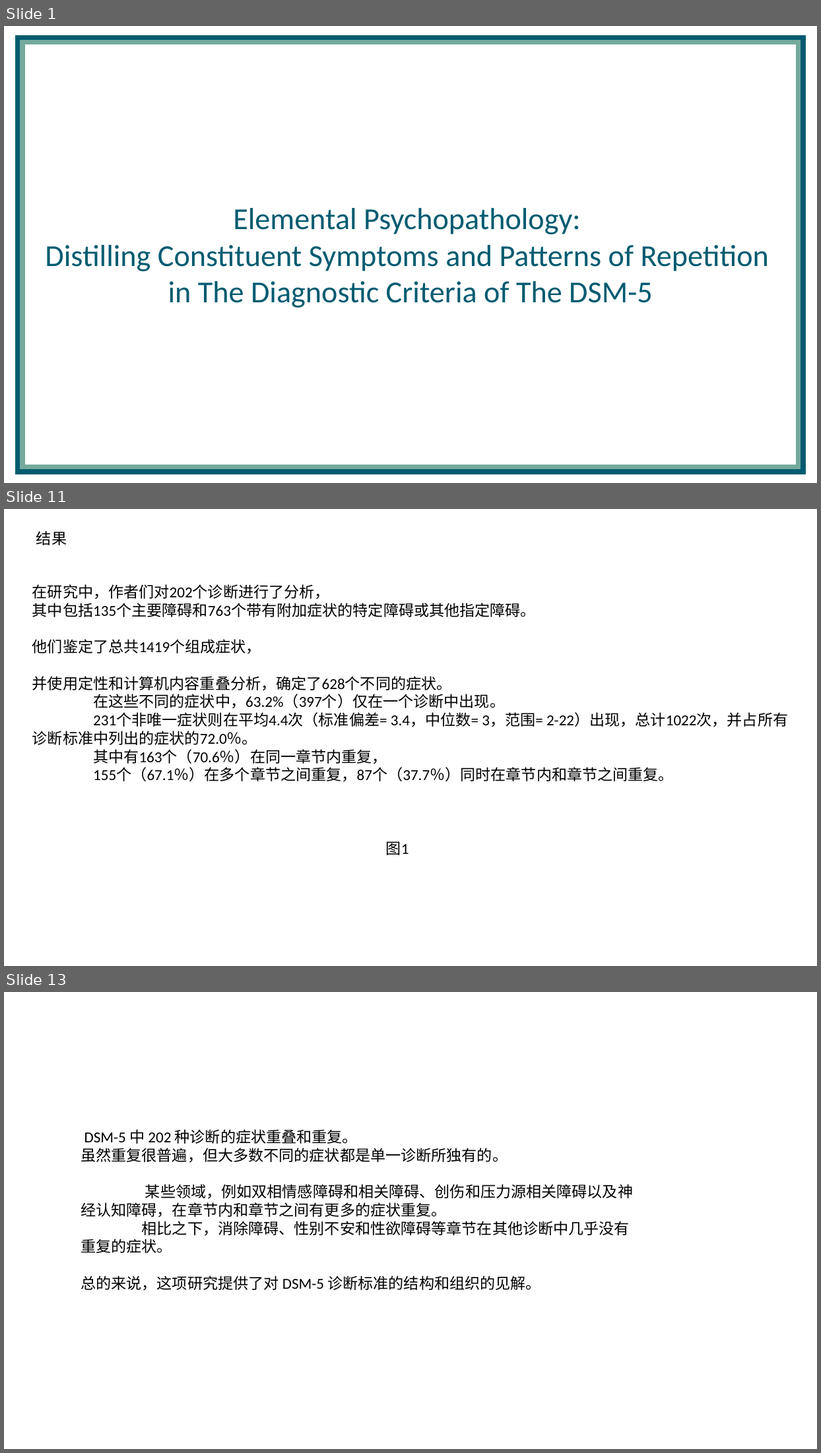
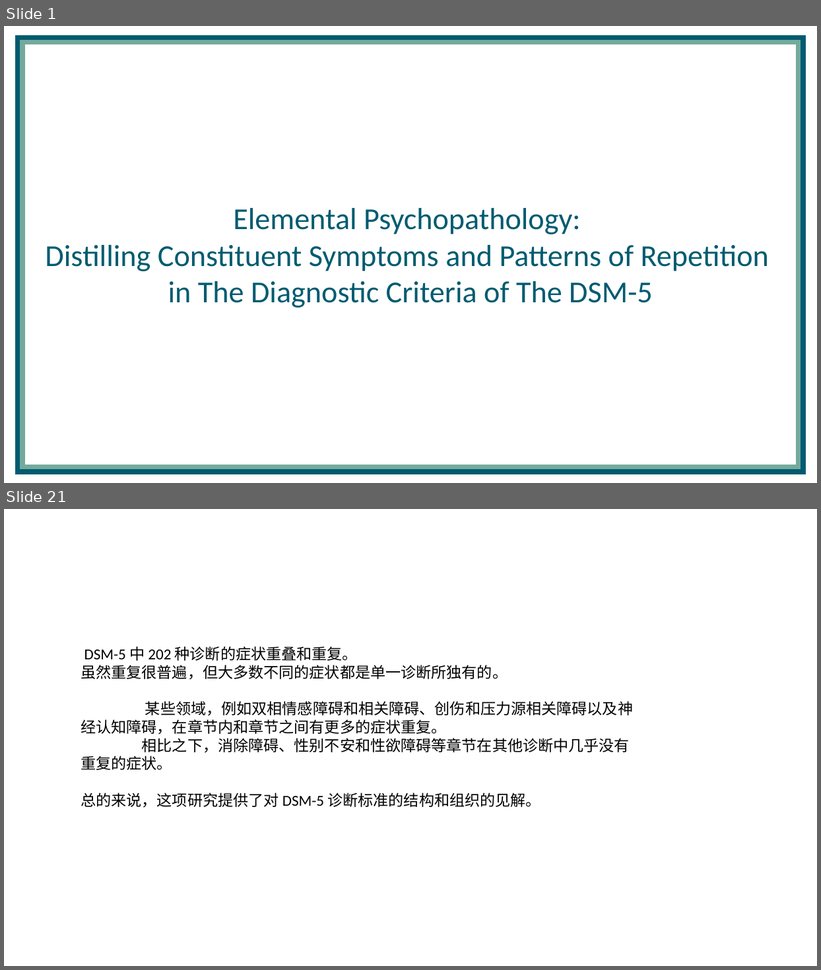
Before and after one commit to yuki-961004/Presentation, a slide deck: 230518_DSM5/Forbes_2023_psyarxiv.pptx. Shown one above the other, each under a label of ours: slides 1, 11 and 13 before the commit, slides 1 and 21 after it; the slides between them are not shown. The pictures are 821x1453 and 821x970 pixels, drawn with LibreOffice and Linux fonts; fonts in the diff are those of the drawing; background and template pictures are left out. Boxes give left, top, right and bottom in pixels: in the first picture for what was removed or moved away, otherwise in the second. Text is boxed around its words. In the diff, an @@ line names an element or a change of style, - is before the commit and + after.

```diff
--- a/230518_DSM5/Forbes_2023_psyarxiv.pptx
+++ b/230518_DSM5/Forbes_2023_psyarxiv.pptx
@@ slide 11 removed at bbox=[4, 509, 817, 966], background picture (left out) @@
@@ text removed at bbox=[36, 531, 67, 545] @@
-结果
@@ text removed at bbox=[32, 584, 788, 782] @@
-在研究中，作者们对202个诊断进行了分析，
-其中包括135个主要障碍和763个带有附加症状的特定障碍或其他指定障碍。
-他们鉴定了总共1419个组成症状，
-并使用定性和计算机内容重叠分析，确定了628个不同的症状。
-在这些不同的症状中，63.2%（397个）仅在一个诊断中出现。
-231个非唯一症状则在平均4.4次（标准偏差= 3.4，中位数= 3，范围= 2-22）出现，总计1022次，并占所有诊断标准中列出的症状的72.0％。
-其中有163个（70.6％）在同一章节内重复，
-155个（67.1％）在多个章节之间重复，87个（37.7％）同时在章节内和章节之间重复。
@@ text removed at bbox=[386, 842, 409, 855] @@
-图1
@@ what was slide 13 is now slide 21 @@
```
Also in this commit, not shown: 8 slides changed, 11 slides added, 2 other slides removed.
